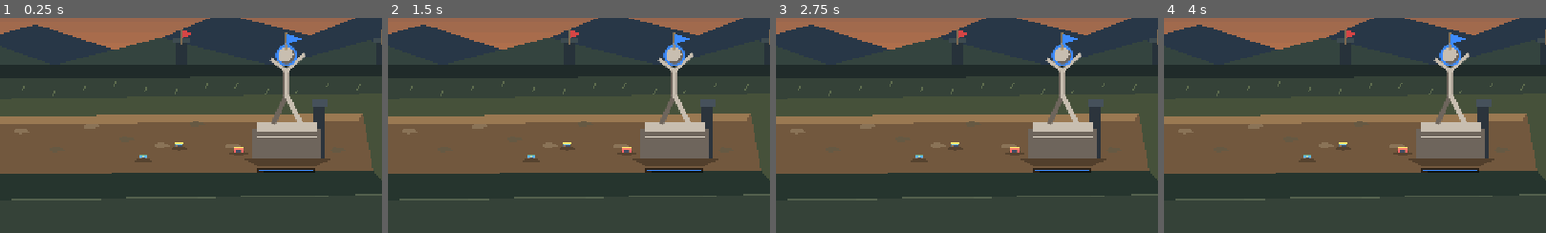
Above: before the commit, frames 1-4 (left to right).
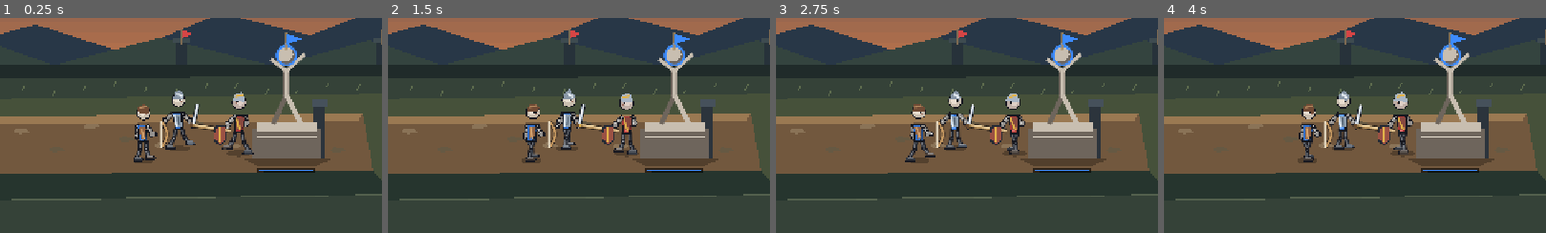
Above: after the commit, the same moments.

Repository: Abolfazlsoltan/Game2
Game: Godot game, scene res://scenes/main.tscn
Two runs of this game, one before a commit and one after it. Both use one fixed random seed, a clock stepped at 60 frames per second and the inputs below.
Inputs (mouse positions are % of the whole screen's width and height, from its top left):
- Up to frame 1 (0.25 s): no input
- Up to frame 2 (1.5 s): tap Enter at 0.5 s; move the mouse to (72, 45) at 0.52 s; hold D 0.53-1.25 s; tap J at 0.6 s; click (72, 45) at 0.67 s; tap Space at 0.77 s; drag from (30, 55) to (45, 70) at 1.27 s
- Up to frame 3 (2.75 s): move the mouse to (60, 28) at 2.02 s; hold D from 2.03 s (still down); tap 2 at 2.1 s
- Up to frame 4 (4 s): release D at 2.75 s; drag from (45, 70) to (20, 35) at 2.77 s; move the mouse to (80, 65) at 3.52 s; hold A from 3.53 s (still down); tap 4 at 3.6 s; tap Space at 3.77 s
The pictures show only the part of the screen within x 44-94%, y 45-95%; the shares and areas given below are measured in that part.

The runs differ from the first frame. In frame 1, 3.5% of the frame differs, in the area x 35-67%, y 33-68%; in frame 2, 3.3%; in frame 3, 3.3%; in frame 4, 3.2%.

Commit message:
Restore stable 2D battle renderer after 3D integration regression

Diff:
--- a/scenes/character_rig_demo.tscn
+++ /dev/null
@@ -1,6 +0,0 @@
-[gd_scene load_steps=2 format=3]
-
-[ext_resource type="Script" path="res://scripts/presentation/character_rig_showcase.gd" id="1"]
-
-[node name="CharacterRigShowcase" type="Node3D"]
-script = ExtResource("1")
--- a/scripts/game.gd
+++ b/scripts/game.gd
@@ -81,10 +81,6 @@
 var sfx_players: Array[AudioStreamPlayer] = []
 var music: AudioStreamPlayer
 var sfx_streams := {}
-const Character3D = preload("res://scripts/presentation/character_3d.gd")
-var rig_viewports: Dictionary = {}
-var rig_characters: Dictionary = {}
-var rig_ready := false
 
 func _ready() -> void:
 	if OS.get_cmdline_user_args().has("--validate-data"):
@@ -177,11 +173,8 @@
 			get_tree().quit(0)
 		return
 
-	_setup_3d_character_rigs()
-
 func _process(delta: float) -> void:
 	var dt := minf(delta, 0.05)
-	_update_3d_character_rigs()
 	tick += dt
 	toast_t = maxf(0.0, toast_t - dt)
 	shake = maxf(0.0, shake - dt * 16.0)
@@ -1809,125 +1802,7 @@
 		"MINER":
 			draw_line(shoulder + Vector2(-4.0 * sc, 2.0 * sc), waist + Vector2(3.0 * sc, -1.0 * sc), Color("#b98a49"), 2.0 * sc, true)
 
-
-func _role_for_kind(kind: String) -> String:
-	match kind:
-		"MINER": return "WORKER"
-		"ARCHER": return "SCOUT"
-		"MAGE": return "MYSTIC"
-		"GIANT": return "GIANT"
-		_: return "GUARD"
-
-func _setup_3d_character_rigs() -> void:
-	if rig_ready:
-		return
-	rig_ready = true
-	for side in 2:
-		for kind_value in KIND_ORDER:
-			var kind := str(kind_value)
-			var key := str(side) + "_" + kind
-			var viewport := SubViewport.new()
-			viewport.name = "RigViewport_" + key
-			viewport.size = Vector2i(80, 112)
-			viewport.transparent_bg = true
-			viewport.own_world_3d = true
-			viewport.render_target_update_mode = SubViewport.UPDATE_ALWAYS
-			add_child(viewport)
-			var world := WorldEnvironment.new()
-			var env := Environment.new()
-			env.background_mode = Environment.BG_COLOR
-			env.background_color = Color(0, 0, 0, 0)
-			env.ambient_light_source = Environment.AMBIENT_SOURCE_COLOR
-			env.ambient_light_color = Color("#c9d6e8")
-			env.ambient_light_energy = 0.8
-			world.environment = env
-			viewport.add_child(world)
-			var camera := Camera3D.new()
-			camera.projection = Camera3D.PROJECTION_ORTHOGONAL
-			camera.size = 2.15
-			camera.position = Vector3(0, 1.0, 5.0)
-			camera.look_at(Vector3(0, 1.0, 0), Vector3.UP)
-			camera.current = true
-			viewport.add_child(camera)
-			var light := DirectionalLight3D.new()
-			light.rotation_degrees = Vector3(-28, -24, 0)
-			light.light_energy = 1.5
-			viewport.add_child(light)
-			var fill := OmniLight3D.new()
-			fill.position = Vector3(-2.0, 2.5, 2.0)
-			fill.light_energy = 0.45
-			fill.omni_range = 7.0
-			viewport.add_child(fill)
-			var team := BLUE if side == 0 else RED
-			var character = Character3D.new(_role_for_kind(kind), team)
-			character.name = "CharacterRig_" + key
-			character.scale.x = 1.0 if side == 0 else -1.0
-			viewport.add_child(character)
-			rig_viewports[key] = viewport
-			rig_characters[key] = character
-
-func _update_3d_character_rigs() -> void:
-	if not rig_ready:
-		return
-	for side in 2:
-		for kind_value in KIND_ORDER:
-			var kind := str(kind_value)
-			var key := str(side) + "_" + kind
-			var chosen: Dictionary = {}
-			for unit in units:
-				if int(unit.get("side", -1)) == side and str(unit.get("kind", "")) == kind and float(unit.get("dead", 0.0)) <= 0.0:
-					chosen = unit
-					break
-			var action := str(chosen.get("action", ""))
-			if action == "mine":
-				action = "work"
-			elif action == "cast":
-				action = "focus"
-			var action_len := maxf(0.05, float(chosen.get("action_len", 0.5)))
-			var progress := clampf(1.0 - float(chosen.get("action_t", 0.0)) / action_len, 0.0, 1.0)
-			rig_characters[key].animate_pose(
-				bool(chosen.get("moving", false)),
-				bool(chosen.get("run", false)),
-				float(chosen.get("anim", tick * 2.0)),
-				float(chosen.get("leap", 0.0)),
-				float(chosen.get("hurt_t", 0.0)),
-				float(chosen.get("stun", 0.0)) > 0.0,
-				action,
-				progress
-			)
-
-func _draw_3d_unit(u: Dictionary) -> bool:
-	if not rig_ready or float(u.get("dead", 0.0)) > 0.0:
-		return false
-	var key := str(int(u.get("side", 0))) + "_" + str(u.get("kind", "SWORD"))
-	if not rig_viewports.has(key):
-		return false
-	var texture: Texture2D = rig_viewports[key].get_texture()
-	if texture == null:
-		return false
-	var kind := str(u.get("kind", "SWORD"))
-	var scale_factor := float(STATS[kind]["scale"]) * (1.12 if kind == "GIANT" else 1.0)
-	var width := 46.0 * scale_factor
-	var height := 66.0 * scale_factor
-	var x := float(u.get("x", 0.0))
-	var y := float(u.get("y", 0.0))
-	var shadow := PackedVector2Array()
-	for i in 14:
-		var angle := TAU * float(i) / 14.0
-		shadow.append(Vector2(x + cos(angle) * width * 0.31, y + 2.0 + sin(angle) * 3.2))
-	draw_colored_polygon(shadow, Color(0, 0, 0, 0.24))
-	draw_texture_rect(texture, Rect2(x - width * 0.5, y - height, width, height), false)
-	if float(u.get("hp", 1.0)) < float(u.get("max_hp", 1.0)):
-		var ratio := clampf(float(u.get("hp", 1.0)) / maxf(1.0, float(u.get("max_hp", 1.0))), 0.0, 1.0)
-		draw_rect(Rect2(x - 17.0 * scale_factor, y - height - 5.0, 34.0 * scale_factor, 3.0), Color(0, 0, 0, 0.6))
-		draw_rect(Rect2(x - 17.0 * scale_factor, y - height - 5.0, 34.0 * scale_factor * ratio, 2.0), GREEN if int(u.get("side", 0)) == 0 else RED)
-	if int(u.get("id", -1)) == selected_id and int(u.get("side", -1)) == 0:
-		draw_arc(Vector2(x, y + 2.0), 18.0 * scale_factor, 0.0, TAU, 22, GOLD, 2.0, true)
-	return true
-
 func _draw_stick(u: Dictionary) -> void:
-	if _draw_3d_unit(u):
-		return
 	var kind := str(u["kind"])
 	var base_scale := float(STATS[kind]["scale"])
 	var sc := base_scale * (1.14 if kind == "GIANT" else 1.24)
--- a/scripts/presentation/character_3d.gd
+++ /dev/null
@@ -1,204 +0,0 @@
-extends Node3D
-## Original low-poly 3D character built from bone-attached meshes.
-## Uses a real Godot Skeleton3D and procedural skeletal animation.
-var role := "GUARD"
-var faction_color := Color("#3d8bfd")
-var skeleton: Skeleton3D
-var pivot: Node3D
-var bone_ids: Dictionary = {}
-var materials: Dictionary = {}
-
-func _init(role_name: String = "GUARD", faction: Color = Color("#3d8bfd")) -> void:
-	role = role_name
-	faction_color = faction
-
-func _ready() -> void:
-	_build_rig()
-
-func _build_rig() -> void:
-	pivot = Node3D.new()
-	pivot.name = "RigPivot"
-	add_child(pivot)
-	skeleton = Skeleton3D.new()
-	skeleton.name = "Skeleton3D"
-	pivot.add_child(skeleton)
-	var data := [
-		["root", -1, Vector3.ZERO],
-		["pelvis", 0, Vector3(0, 0.88, 0)],
-		["spine", 1, Vector3(0, 0.22, 0)],
-		["head", 2, Vector3(0, 0.48, 0)],
-		["upper_arm_l", 2, Vector3(-0.27, 0.25, 0)],
-		["forearm_l", 4, Vector3(-0.20, -0.19, 0)],
-		["upper_arm_r", 2, Vector3(0.27, 0.25, 0)],
-		["forearm_r", 6, Vector3(0.20, -0.19, 0)],
-		["thigh_l", 1, Vector3(-0.13, -0.08, 0)],
-		["shin_l", 8, Vector3(0, -0.34, 0)],
-		["foot_l", 9, Vector3(0, -0.31, 0.035)],
-		["thigh_r", 1, Vector3(0.13, -0.08, 0)],
-		["shin_r", 11, Vector3(0, -0.34, 0)],
-		["foot_r", 12, Vector3(0, -0.31, 0.035)]
-	]
-	for item in data:
-		var idx := skeleton.get_bone_count()
-		skeleton.add_bone(str(item[0]))
-		skeleton.set_bone_parent(idx, int(item[1]))
-		skeleton.set_bone_rest(idx, Transform3D(Basis.IDENTITY, item[2]))
-		bone_ids[str(item[0])] = idx
-	_attach_geometry()
-	pivot.scale = Vector3.ONE * (1.32 if role == "GIANT" else 1.0)
-
-func _mat(key: String, color: Color, metal: float = 0.0) -> StandardMaterial3D:
-	if materials.has(key):
-		return materials[key]
-	var m := StandardMaterial3D.new()
-	m.albedo_color = color
-	m.metallic = metal
-	m.roughness = 0.7
-	materials[key] = m
-	return m
-
-func _attach(bone: String) -> BoneAttachment3D:
-	var a := BoneAttachment3D.new()
-	a.name = "Bone_" + bone
-	a.bone_name = bone
-	skeleton.add_child(a)
-	return a
-
-func _mesh(parent: Node3D, mesh_data: PrimitiveMesh, color: Color, pos: Vector3, key: String, rot: Vector3 = Vector3.ZERO) -> MeshInstance3D:
-	var m := MeshInstance3D.new()
-	m.mesh = mesh_data
-	m.position = pos
-	m.rotation = rot
-	m.material_override = _mat(key, color, 0.12 if key.contains("metal") else 0.0)
-	parent.add_child(m)
-	return m
-
-func _box(parent: Node3D, size: Vector3, color: Color, pos: Vector3, key: String) -> void:
-	var b := BoxMesh.new()
-	b.size = size
-	_mesh(parent, b, color, pos, key)
-
-func _sphere(parent: Node3D, radius: float, color: Color, pos: Vector3, key: String) -> void:
-	var s := SphereMesh.new()
-	s.radius = radius
-	s.height = radius * 2.0
-	s.radial_segments = 12
-	s.rings = 8
-	_mesh(parent, s, color, pos, key)
-
-func _capsule(parent: Node3D, radius: float, length: float, color: Color, pos: Vector3, key: String) -> void:
-	var c := CapsuleMesh.new()
-	c.radius = radius
-	c.height = length + radius * 2.0
-	c.radial_segments = 8
-	c.rings = 4
-	_mesh(parent, c, color, pos, key)
-
-func _attach_geometry() -> void:
-	var spine := _attach("spine")
-	var pelvis := _attach("pelvis")
-	var head := _attach("head")
-	var upper_l := _attach("upper_arm_l")
-	var fore_l := _attach("forearm_l")
-	var upper_r := _attach("upper_arm_r")
-	var fore_r := _attach("forearm_r")
-	var thigh_l := _attach("thigh_l")
-	var shin_l := _attach("shin_l")
-	var foot_l := _attach("foot_l")
-	var thigh_r := _attach("thigh_r")
-	var shin_r := _attach("shin_r")
-	var foot_r := _attach("foot_r")
-	var skin := Color("#e4c9ae")
-	var dark := Color("#252e40")
-	var metal := Color("#aeb9c8")
-	var leather := Color("#6f4b31")
-	var accent := Color("#e2b34a")
-	var torso_color := faction_color
-	var arm_color := Color("#74539a") if role == "MYSTIC" else metal
-	var leg_color := Color("#62544d") if role == "GIANT" else dark
-	_box(spine, Vector3(0.43, 0.52, 0.29), torso_color, Vector3(0, -0.04, 0), "torso_" + role)
-	_box(spine, Vector3(0.47, 0.13, 0.32), _role_accent(), Vector3(0, 0.17, 0), "shoulder_" + role)
-	_box(pelvis, Vector3(0.34, 0.15, 0.30), leather, Vector3(0, -0.03, 0), "belt")
-	_sphere(head, 0.15 if role == "GIANT" else 0.13, skin, Vector3.ZERO, "skin")
-	_sphere(head, 0.027, Color("#1b2029"), Vector3(0.07, 0.015, 0.118), "eye")
-	_box(upper_l, Vector3(0.15, 0.30, 0.16), arm_color, Vector3(0, -0.12, 0), "upperarm_l")
-	_capsule(fore_l, 0.06, 0.22, arm_color, Vector3(0, -0.15, 0), "forearm_l")
-	_box(upper_r, Vector3(0.15, 0.30, 0.16), arm_color, Vector3(0, -0.12, 0), "upperarm_r")
-	_capsule(fore_r, 0.06, 0.22, arm_color, Vector3(0, -0.15, 0), "forearm_r")
-	_sphere(fore_l, 0.065, skin, Vector3(0, -0.28, 0.015), "hand_l")
-	_sphere(fore_r, 0.065, skin, Vector3(0, -0.28, 0.015), "hand_r")
-	for limb in [thigh_l, thigh_r]:
-		_capsule(limb, 0.08 if role != "GIANT" else 0.10, 0.29, leg_color, Vector3(0, -0.16, 0), "thigh")
-	for limb in [shin_l, shin_r]:
-		_capsule(limb, 0.065, 0.25, dark, Vector3(0, -0.15, 0), "shin")
-	for foot in [foot_l, foot_r]:
-		_box(foot, Vector3(0.23, 0.11, 0.30), dark, Vector3(0.035, -0.02, 0.08), "boot")
-	_sphere(spine, 0.055, accent, Vector3(0, 0.02, 0.16), "crest")
-	_apply_role_details(head, spine)
-
-func _role_accent() -> Color:
-	match role:
-		"WORKER": return Color("#b98a49")
-		"SCOUT": return Color("#4e7959")
-		"MYSTIC": return Color("#74539a")
-		"GIANT": return Color("#8b7769")
-		_: return Color("#e2b34a")
-
-func _apply_role_details(head: Node3D, spine: Node3D) -> void:
-	match role:
-		"WORKER":
-			var helmet := CylinderMesh.new()
-			helmet.top_radius = 0.13
-			helmet.bottom_radius = 0.15
-			helmet.height = 0.08
-			_mesh(head, helmet, Color("#87919c"), Vector3(0, 0.12, 0), "worker_helmet")
-			_box(head, Vector3(0.18, 0.035, 0.045), Color("#e2b34a"), Vector3(0, 0.10, 0.13), "lamp")
-		"SCOUT":
-			_box(head, Vector3(0.28, 0.07, 0.24), Color("#6f4b31"), Vector3(0, 0.095, 0), "scout_hood")
-		"MYSTIC":
-			var hood := PrismMesh.new()
-			hood.size = Vector3(0.30, 0.30, 0.30)
-			_mesh(head, hood, Color("#74539a"), Vector3(0, 0.17, 0), "mystic_hood", Vector3(0, 0, PI))
-			_sphere(head, 0.045, Color("#a9d2ff"), Vector3(0, 0.07, 0.14), "glowing_gem")
-		"GIANT":
-			_box(head, Vector3(0.34, 0.12, 0.27), Color("#776b63"), Vector3(0, 0.10, 0), "giant_helm")
-		_:
-			_box(head, Vector3(0.28, 0.07, 0.25), Color("#aeb9c8"), Vector3(0, 0.10, 0), "guard_helm")
-
-func _set_pose(bone: String, angle: float) -> void:
-	if not bone_ids.has(bone):
-		return
-	skeleton.set_bone_pose_rotation(int(bone_ids[bone]), Quaternion(Vector3(0, 0, 1), angle))
-
-func animate_pose(walking: bool, running: bool, phase: float, jump: float, hit_react: float, stunned: bool, action: String, progress: float) -> void:
-	if skeleton == null:
-		return
-	var stride := 0.72 if running else 0.43
-	var gait := sin(phase) if walking else 0.0
-	_set_pose("thigh_l", gait * stride)
-	_set_pose("thigh_r", -gait * stride)
-	_set_pose("shin_l", maxf(0.0, -gait) * 0.62 if walking else 0.0)
-	_set_pose("shin_r", maxf(0.0, gait) * 0.62 if walking else 0.0)
-	_set_pose("upper_arm_l", -gait * 0.52)
-	_set_pose("upper_arm_r", gait * 0.52)
-	_set_pose("forearm_l", 0.12)
-	_set_pose("forearm_r", 0.12)
-	_set_pose("spine", -0.20 if hit_react > 0.0 else (0.12 if stunned else 0.0))
-	if jump > 0.0:
-		_set_pose("thigh_l", -0.48)
-		_set_pose("thigh_r", 0.40)
-		_set_pose("shin_l", 0.60)
-		_set_pose("shin_r", 0.48)
-		pivot.position.y = 0.22
-	else:
-		pivot.position.y = 0.015 * absf(gait)
-	if action == "work" and role == "WORKER":
-		var lift := sin(progress * PI)
-		_set_pose("upper_arm_l", -0.48 - lift * 0.60)
-		_set_pose("upper_arm_r", -0.28 - lift * 0.65)
-		_set_pose("forearm_l", -0.30)
-		_set_pose("forearm_r", -0.40)
-	elif action == "focus" and role == "MYSTIC":
-		_set_pose("upper_arm_r", -0.90 - sin(progress * PI) * 0.20)
-		_set_pose("forearm_r", -0.40)
-	pivot.rotation.z = 0.22 if hit_react > 0.0 else (0.08 if stunned else 0.0)
--- a/scripts/presentation/character_rig_showcase.gd
+++ /dev/null
@@ -1,73 +0,0 @@
-extends Node3D
-## Standalone preview scene for the new real 3D skeletal characters.
-const CharacterRig = preload("res://scripts/presentation/character_3d.gd")
-const ROLES := ["WORKER", "GUARD", "SCOUT", "MYSTIC", "GIANT", "GUARD"]
-var characters: Array[Node3D] = []
-var elapsed := 0.0
-
-func _ready() -> void:
-	var world := WorldEnvironment.new()
-	var env := Environment.new()
-	env.background_mode = Environment.BG_COLOR
-	env.background_color = Color("#101a2a")
-	env.ambient_light_source = Environment.AMBIENT_SOURCE_COLOR
-	env.ambient_light_color = Color("#bdcbe0")
-	env.ambient_light_energy = 0.8
-	world.environment = env
-	add_child(world)
-
-	var camera := Camera3D.new()
-	camera.projection = Camera3D.PROJECTION_ORTHOGONAL
-	camera.size = 8.6
-	camera.position = Vector3(0, 2.8, 11.5)
-	camera.look_at(Vector3(0, 1.0, 0), Vector3.UP)
-	camera.current = true
-	add_child(camera)
-
-	var key_light := DirectionalLight3D.new()
-	key_light.rotation_degrees = Vector3(-35, -25, 0)
-	key_light.light_energy = 1.6
-	add_child(key_light)
-	var fill := OmniLight3D.new()
-	fill.position = Vector3(-4, 5, 4)
-	fill.light_energy = 0.7
-	fill.omni_range = 18.0
-	add_child(fill)
-
-	var floor_mesh := BoxMesh.new()
-	floor_mesh.size = Vector3(11.0, 0.12, 2.0)
-	var floor := MeshInstance3D.new()
-	floor.mesh = floor_mesh
-	floor.position = Vector3(0, -0.08, 0)
-	var floor_mat := StandardMaterial3D.new()
-	floor_mat.albedo_color = Color("#273448")
-	floor_mat.roughness = 0.9
-	floor.material_override = floor_mat
-	add_child(floor)
-
-	for i in ROLES.size():
-		var faction := Color("#3d8bfd") if i < 3 else Color("#d64545")
-		var character = CharacterRig.new(str(ROLES[i]), faction)
-		character.name = "Rig_" + str(i)
-		character.position = Vector3((float(i) - 2.5) * 1.55, 0, 0)
-		character.scale = Vector3.ONE * (0.76 if ROLES[i] != "GIANT" else 0.68)
-		character.rotation.y = PI * 0.5
-		add_child(character)
-		characters.append(character)
-
-		var label := Label3D.new()
-		label.text = str(ROLES[i])
-		label.font_size = 26
-		label.pixel_size = 0.006
-		label.modulate = Color("#f0f4fa")
-		label.position = character.position + Vector3(0, 2.25, 0)
-		label.billboard = BaseMaterial3D.BILLBOARD_ENABLED
-		add_child(label)
-
-func _process(delta: float) -> void:
-	elapsed += delta
-	for i in characters.size():
-		var phase := elapsed * (3.0 + float(i % 3) * 0.6) + float(i) * 0.9
-		var action := "work" if i == 0 else ("focus" if i == 3 else "")
-		var jump := maxf(0.0, sin(elapsed * 1.7 + float(i)) - 0.86) * 1.5
-		characters[i].animate_pose(i != 4, i % 2 == 0, phase, jump, 0.0, false, action, fposmod(elapsed * 0.7 + float(i) * 0.13, 1.0))
Not shown, changed: README.md
